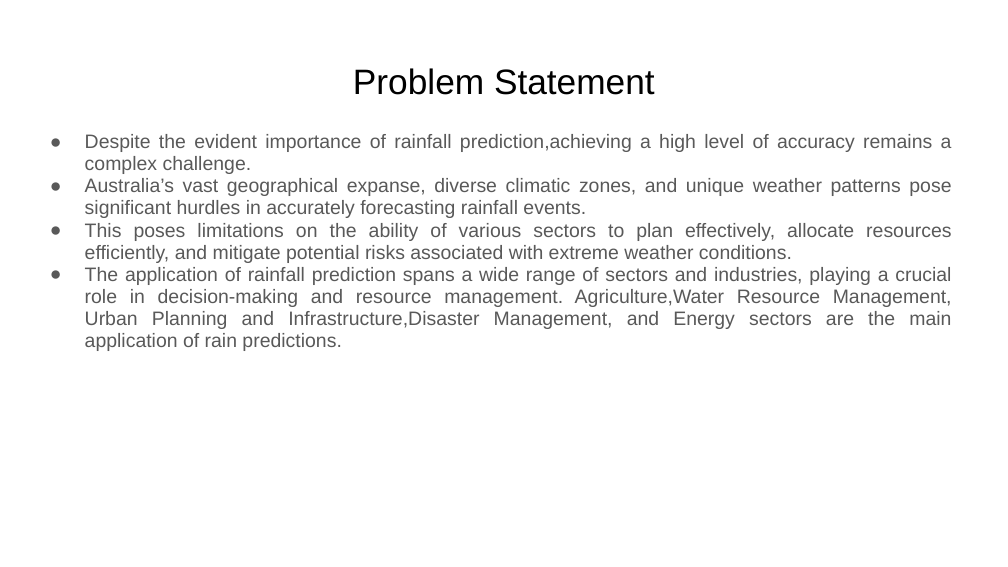
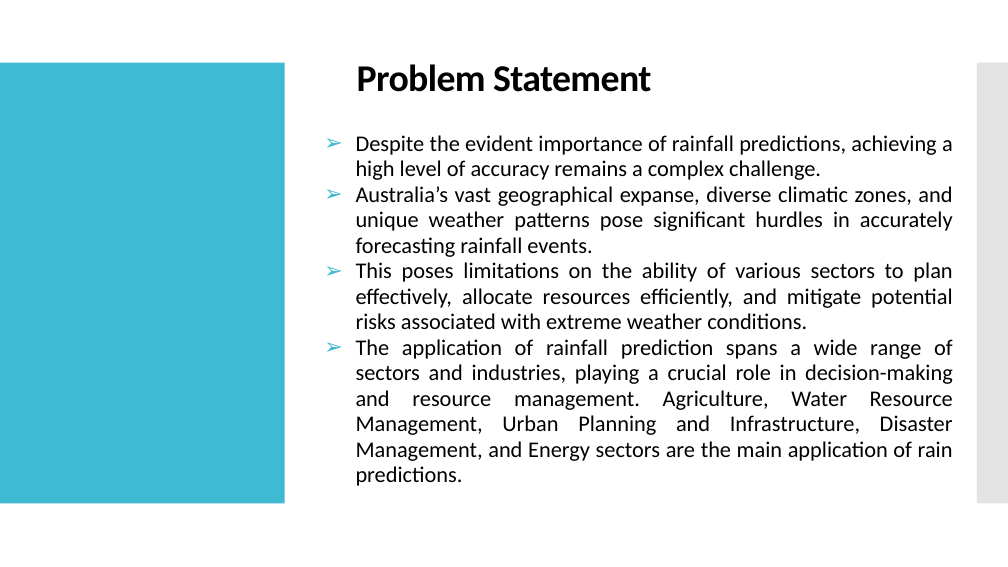
Before and after one commit to darshak-k/RainSenseAI-Project, a slide deck: slide 2 of Documentation/AI PPT.pptx. Drawn at 1008x567 pixels with LibreOffice and Linux fonts; fonts in the diff are those of the drawing. Boxes give left, top, right and bottom in pixels: in the first picture for what was removed or moved away, otherwise in the second. Text is boxed around its words. In the diff, an @@ line names an element or a change of style, - is before the commit and + after.

```diff
--- a/Documentation/AI PPT.pptx
+++ b/Documentation/AI PPT.pptx
@@ title "Problem Statement" at [357, 64, 651, 92]: size 25.2 to 27 pt, font Arial to Calibri, letter spacing 0 to -0.5 pt, bold on; line spacing 1 to 0.9 @@
@@ rectangle added at [0, 62, 284, 503], fill #40BAD2 @@
@@ rectangle added at [977, 62, 1008, 503], fill #C8C8C8 at 50% opacity @@
@@ text "Despite the evident importance of ...": place and size @@
-text "Despite the evident importance of ..." at [85, 134, 952, 351]
+text "Despite the evident importance of ..." at [356, 135, 953, 486]
@@ text at [356, 135, 953, 180]: text changed; size 13.8 to 16 pt; font Arial to Calibri; text colour #595959 to #000000 @@
-● Despite the evident importance of rainfall prediction,achieving a high level of accuracy remains a complex challenge.
+➢ Despite the evident importance of rainfall predictions, achieving a high level of accuracy remains a complex challenge.
@@ text at [356, 186, 953, 329]: size 13.8 to 16 pt, font Arial to Calibri, text colour #595959 to #000000 in "Australia’s vast geographical expanse, diverse climatic zone ...", "This poses limitations on the ability of ..."; bullet ● to ➢; bullet colour #595959 to #40BAD2 @@
@@ text at [356, 339, 953, 486]: text changed; size 13.8 to 16 pt; font Arial to Calibri; text colour #595959 to #000000 @@
-● The application of rainfall prediction spans a wide range of sectors and industries, playing a crucial role in decision-making and resource management. Agriculture,Water Resource Management, Urban Planning and Infrastructure,Disaster Management, and Energy sectors are the main application of rain predictions.
+➢ The application of rainfall prediction spans a wide range of sectors and industries, playing a crucial role in decision-making and resource management. Agriculture, Water Resource Management, Urban Planning and Infrastructure, Disaster Management, and Energy sectors are the main application of rain predictions.
```
Also in this commit, not shown: 9 other slides changed, 1 slide added, 1 slide removed.
